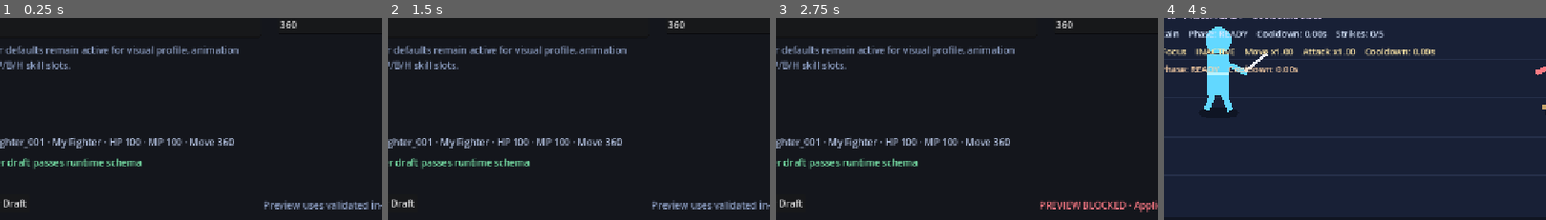
Above: before the commit, frames 1-4 (left to right).
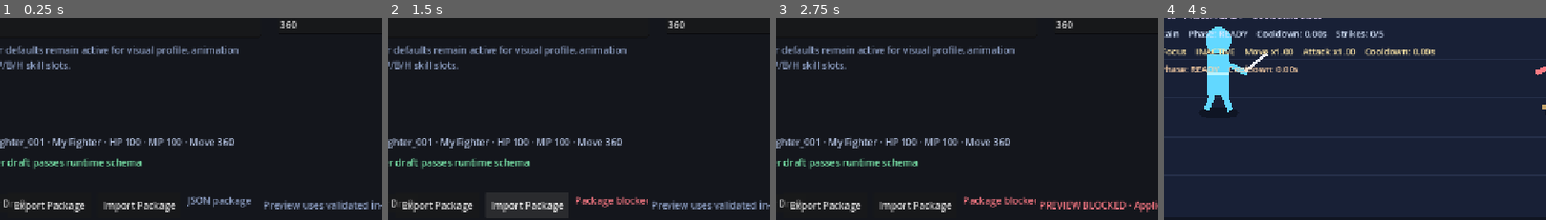
Above: after the commit, the same moments.

Repository: ws951125/custom-fighter
Game: Godot game, scene res://game/creator/creator_studio.tscn
Same seed, same stepped clock (60 frames per second), same inputs: the game is played once before the commit and once after it. This scene is started directly instead of the project's main scene.
Inputs (mouse positions are % of the whole screen's width and height, from its top left):
- Up to frame 1 (0.25 s): no input
- Up to frame 2 (1.5 s): click (21, 95) at 0.5 s, where only the run after the commit has a clickable "Export Package"; click (33, 95) at 1.25 s, where only the run after the commit has a clickable "Import Package"
- Up to frame 3 (2.75 s): click "VFX Creator" at 2 s
- Up to frame 4 (4 s): click "Preview in Training" at 2.75 s; click "Back to Training" at 3.5 s
The pictures show only the part of the screen within x 15-65%, y 49-99%; the shares and areas given below are measured in that part.

The runs differ from the first frame. In frame 1, 1.6% of the frame differs, in the area x 2-66%, y 88-97%; in frame 2, 1.7%, in the area x 2-68%, y 88-97%; in frame 3, 1.6%; in frame 4, nothing differs.

Commit message:
M7: add Creator JSON package export/import
Merge production-validated M7 Slice 2 Creator JSON package export/import workflow.

Diff:
--- a/game/creator/creator_studio.tscn
+++ b/game/creator/creator_studio.tscn
@@ -1,6 +1,6 @@
 [gd_scene load_steps=2 format=3]
 
-[ext_resource type="Script" path="res://game/creator/creator_preview_studio.gd" id="1_creator"]
+[ext_resource type="Script" path="res://game/creator/package_creator_studio.gd" id="1_creator"]
 
 [node name="CreatorStudio" type="Control"]
 layout_mode = 3
--- /dev/null
+++ b/game/creator/package_creator_studio.gd
@@ -0,0 +1,373 @@
+extends "res://game/creator/creator_preview_studio.gd"
+
+const CharacterPackageDefinitionScript = preload("res://game/core/package/character_package_definition.gd")
+const SkillRegistryScript = preload("res://game/core/skills/skill_registry.gd")
+const SkillDefinitionScript = preload("res://game/core/skills/skill_definition.gd")
+const CharacterDraftScript = preload("res://game/creator/character_editor/character_draft.gd")
+const SkillDraftScript = preload("res://game/creator/skill_editor/skill_draft.gd")
+
+const MAX_PACKAGE_JSON_BYTES := 256 * 1024
+const APPROVED_PREVIEW_VISUAL := "prototype_fireball"
+const APPROVED_PREVIEW_IMPACT_VISUAL := "prototype_impact"
+
+var package_status_label: Label
+var package_export_button: Button
+var package_import_button: Button
+var _package_export_count := 0
+var _package_import_count := 0
+var _package_import_status := "idle"
+var _package_import_error := ""
+var _last_export_json := ""
+var _web_export_package_callback
+var _web_import_package_json_callback
+var _web_open_package_file_callback
+var _web_package_file_error_callback
+
+func _ready() -> void:
+	super()
+	_install_package_ui()
+	_install_package_web_bridge()
+	_set_package_web_state()
+
+func _install_package_ui() -> void:
+	package_export_button = Button.new()
+	package_export_button.text = "Export Package"
+	package_export_button.set_anchors_preset(Control.PRESET_BOTTOM_LEFT)
+	package_export_button.offset_left = 202.0
+	package_export_button.offset_top = -72.0
+	package_export_button.offset_right = 342.0
+	package_export_button.offset_bottom = -28.0
+	package_export_button.pressed.connect(_on_export_package_pressed)
+	add_child(package_export_button)
+
+	package_import_button = Button.new()
+	package_import_button.text = "Import Package"
+	package_import_button.set_anchors_preset(Control.PRESET_BOTTOM_LEFT)
+	package_import_button.offset_left = 352.0
+	package_import_button.offset_top = -72.0
+	package_import_button.offset_right = 492.0
+	package_import_button.offset_bottom = -28.0
+	package_import_button.pressed.connect(_on_import_package_pressed)
+	add_child(package_import_button)
+
+	package_status_label = Label.new()
+	package_status_label.set_anchors_preset(Control.PRESET_BOTTOM_LEFT)
+	package_status_label.offset_left = 502.0
+	package_status_label.offset_top = -70.0
+	package_status_label.offset_right = 624.0
+	package_status_label.offset_bottom = -30.0
+	package_status_label.text = "JSON package"
+	package_status_label.modulate = Color("8fa1c6")
+	package_status_label.clip_text = true
+	add_child(package_status_label)
+
+func _install_package_web_bridge() -> void:
+	if not OS.has_feature("web"):
+		return
+	_web_export_package_callback = JavaScriptBridge.create_callback(_web_export_package)
+	_web_import_package_json_callback = JavaScriptBridge.create_callback(_web_import_package_json)
+	_web_open_package_file_callback = JavaScriptBridge.create_callback(_web_open_package_file)
+	_web_package_file_error_callback = JavaScriptBridge.create_callback(_web_package_file_error)
+	var window: Variant = JavaScriptBridge.get_interface("window")
+	window.customFighterCreatorExportPackage = _web_export_package_callback
+	window.customFighterCreatorImportPackageJson = _web_import_package_json_callback
+	window.customFighterCreatorOpenPackageFile = _web_open_package_file_callback
+	window.customFighterCreatorPackageFileError = _web_package_file_error_callback
+
+func _on_export_package_pressed() -> void:
+	var build_result: Dictionary = _build_export_package()
+	var errors: PackedStringArray = build_result.get("errors", PackedStringArray())
+	if not errors.is_empty():
+		_set_package_error("EXPORT BLOCKED · %s" % " | ".join(errors))
+		return
+
+	var package_data: Dictionary = build_result.get("data", {})
+	var json_text: String = JSON.stringify(package_data, "  ", true)
+	var byte_count: int = json_text.to_utf8_buffer().size()
+	if byte_count <= 0 or byte_count > MAX_PACKAGE_JSON_BYTES:
+		_set_package_error("EXPORT BLOCKED · JSON exceeds package size limit")
+		return
+
+	_last_export_json = json_text
+	_package_export_count += 1
+	_package_import_error = ""
+	if package_status_label != null:
+		package_status_label.text = "Exported #%d" % _package_export_count
+		package_status_label.modulate = Color("7ff0b1")
+
+	if OS.has_feature("web"):
+		var package_id: String = str(package_data.get("package_id", "character"))
+		var filename: String = "%s.custom-fighter.json" % package_id
+		var script: String = (
+			"(()=>{const text=%s;const name=%s;window.customFighterLastPackageJson=text;" +
+			"const blob=new Blob([text],{type:'application/json;charset=utf-8'});" +
+			"const url=URL.createObjectURL(blob);const a=document.createElement('a');" +
+			"a.href=url;a.download=name;document.body.appendChild(a);a.click();a.remove();" +
+			"setTimeout(()=>URL.revokeObjectURL(url),0);})();"
+		) % [JSON.stringify(json_text), JSON.stringify(filename)]
+		JavaScriptBridge.eval(script)
+	_set_package_web_state()
+
+func _on_import_package_pressed() -> void:
+	if not OS.has_feature("web"):
+		_set_package_error("IMPORT BLOCKED · Web JSON file picker is unavailable")
+		return
+	JavaScriptBridge.eval(
+		"(()=>{const input=document.createElement('input');input.type='file';" +
+		"input.accept='.json,application/json';input.style.display='none';" +
+		"input.onchange=()=>{const file=input.files&&input.files[0];if(!file){input.remove();return;}" +
+		"if(file.size>%d){window.customFighterCreatorPackageFileError('Package exceeds 256 KB limit');input.remove();return;}" % MAX_PACKAGE_JSON_BYTES +
+		"const reader=new FileReader();reader.onload=()=>{window.customFighterCreatorImportPackageJson(String(reader.result||''));input.remove();};" +
+		"reader.onerror=()=>{window.customFighterCreatorPackageFileError('Package file could not be read');input.remove();};" +
+		"reader.readAsText(file,'utf-8');};document.body.appendChild(input);input.click();})();"
+	)
+
+func _build_export_package() -> Dictionary:
+	var errors := PackedStringArray()
+	var character_errors: PackedStringArray = character_draft.validate()
+	var skill_errors: PackedStringArray = skill_draft.validate()
+	for error in character_errors:
+		errors.append("character: %s" % error)
+	for error in skill_errors:
+		errors.append("skill_1: %s" % error)
+	if not errors.is_empty():
+		return {"errors": errors, "data": {}}
+
+	var character_data: Dictionary = character_draft.to_dictionary()
+	var slots: Dictionary = character_data.get("skill_slots", {}).duplicate(true)
+	slots["skill_1"] = str(skill_draft.skill_id).strip_edges().to_lower()
+	character_data["skill_slots"] = slots
+
+	var registry := SkillRegistryScript.new()
+	var registry_errors: PackedStringArray = registry.load_default()
+	for error in registry_errors:
+		errors.append("skill registry: %s" % error)
+	if not errors.is_empty():
+		return {"errors": errors, "data": {}}
+
+	var skills: Array = [skill_draft.to_dictionary()]
+	for slot_index in range(2, 7):
+		var slot_name: String = "skill_%d" % slot_index
+		var skill_id: String = str(slots.get(slot_name, ""))
+		var expected_type: String = registry.registered_type_for_id(skill_id)
+		if expected_type.is_empty():
+			errors.append("%s references an unknown production skill: %s" % [slot_name, skill_id])
+			continue
+		var definition := SkillDefinitionScript.new()
+		var load_errors: PackedStringArray = registry.load_skill(skill_id, expected_type, definition)
+		for error in load_errors:
+			errors.append("%s: %s" % [slot_name, error])
+		if load_errors.is_empty():
+			skills.append(_skill_definition_to_dictionary(definition))
+
+	if not errors.is_empty():
+		return {"errors": errors, "data": {}}
+
+	var package_input: Dictionary = {
+		"schema_version": CharacterPackageDefinitionScript.CURRENT_SCHEMA_VERSION,
+		"package_id": str(character_data.get("id", "")),
+		"package_version": 1,
+		"character": character_data,
+		"skills": skills
+	}
+	var package := CharacterPackageDefinitionScript.new()
+	var package_errors: PackedStringArray = package.load_from_dictionary(package_input)
+	for error in package_errors:
+		errors.append("package: %s" % error)
+	return {
+		"errors": errors,
+		"data": package.to_dictionary() if errors.is_empty() else {}
+	}
+
+func _import_package_json(json_text: String) -> PackedStringArray:
+	var errors := PackedStringArray()
+	var byte_count: int = json_text.to_utf8_buffer().size()
+	if byte_count <= 0:
+		errors.append("package JSON must not be empty")
+		return errors
+	if byte_count > MAX_PACKAGE_JSON_BYTES:
+		errors.append("package JSON exceeds 256 KB limit")
+		return errors
+
+	var parsed: Variant = JSON.parse_string(json_text)
+	if not parsed is Dictionary:
+		errors.append("package JSON must contain one object")
+		return errors
+
+	var package := CharacterPackageDefinitionScript.new()
+	var package_errors: PackedStringArray = package.load_from_dictionary(parsed)
+	for error in package_errors:
+		errors.append(error)
+	if not errors.is_empty():
+		return errors
+
+	var compatibility_errors: PackedStringArray = _validate_creator_import_compatibility(package)
+	for error in compatibility_errors:
+		errors.append(error)
+	if not errors.is_empty():
+		return errors
+
+	var character_data: Dictionary = package.character_data.duplicate(true)
+	var slots: Dictionary = character_data.get("skill_slots", {})
+	var skill_1_id: String = str(slots.get("skill_1", ""))
+	var skill_1_data: Dictionary = package.skill_data_by_id.get(skill_1_id, {}).duplicate(true)
+
+	var candidate_character := CharacterDraftScript.new()
+	var candidate_character_errors: PackedStringArray = candidate_character.load_from_dictionary(character_data)
+	var candidate_skill := SkillDraftScript.new()
+	var candidate_skill_errors: PackedStringArray = candidate_skill.load_from_dictionary(skill_1_data)
+	for error in candidate_character_errors:
+		errors.append("character draft: %s" % error)
+	for error in candidate_skill_errors:
+		errors.append("skill_1 draft: %s" % error)
+	if not errors.is_empty():
+		return errors
+
+	var session: Variant = get_node_or_null("/root/CreatorPreviewSession")
+	if session == null or not session.has_method("store_drafts"):
+		errors.append("Creator preview session is unavailable")
+		return errors
+
+	var store_errors: PackedStringArray = session.call("store_drafts", character_data, skill_1_data)
+	for error in store_errors:
+		errors.append("preview session: %s" % error)
+	if not errors.is_empty():
+		return errors
+
+	if session.has_method("clear_vfx_draft"):
+		session.call("clear_vfx_draft")
+
+	var apply_character_errors: PackedStringArray = character_draft.load_from_dictionary(character_data)
+	var apply_skill_errors: PackedStringArray = skill_draft.load_from_dictionary(skill_1_data)
+	if not apply_character_errors.is_empty() or not apply_skill_errors.is_empty():
+		errors.append("validated package failed to apply to Creator drafts")
+		return errors
+
+	_sync_character_controls_from_draft()
+	_sync_skill_controls_from_draft()
+	_refresh_character_validation(false)
+	_refresh_skill_validation(false)
+	_refresh_preview_binding_status()
+	_package_import_count += 1
+	_package_import_status = "valid"
+	_package_import_error = ""
+	if package_status_label != null:
+		package_status_label.text = "Imported #%d" % _package_import_count
+		package_status_label.modulate = Color("7ff0b1")
+	_set_web_state()
+	return PackedStringArray()
+
+func _validate_creator_import_compatibility(package: Variant) -> PackedStringArray:
+	var errors := PackedStringArray()
+	var character_data: Dictionary = package.character_data
+	var slots: Dictionary = character_data.get("skill_slots", {})
+	var skill_1_id: String = str(slots.get("skill_1", ""))
+	var skill_1_data: Dictionary = package.skill_data_by_id.get(skill_1_id, {})
+	var candidate_skill := SkillDraftScript.new()
+	var candidate_skill_errors: PackedStringArray = candidate_skill.load_from_dictionary(skill_1_data)
+	for error in candidate_skill_errors:
+		errors.append("skill_1 is not Creator-compatible: %s" % error)
+	if candidate_skill_errors.is_empty():
+		if candidate_skill.visual != APPROVED_PREVIEW_VISUAL:
+			errors.append("skill_1 visual is not approved for Creator preview")
+		if candidate_skill.impact_visual != APPROVED_PREVIEW_IMPACT_VISUAL:
+			errors.append("skill_1 impact visual is not approved for Creator preview")
+
+	var registry := SkillRegistryScript.new()
+	var registry_errors: PackedStringArray = registry.load_default()
+	for error in registry_errors:
+		errors.append("skill registry: %s" % error)
+	if not registry_errors.is_empty():
+		return errors
+
+	for slot_index in range(2, 7):
+		var slot_name: String = "skill_%d" % slot_index
+		var skill_id: String = str(slots.get(slot_name, ""))
+		var expected_type: String = registry.registered_type_for_id(skill_id)
+		if expected_type.is_empty():
+			errors.append("%s must reference an approved production skill" % slot_name)
+			continue
+		var canonical_skill := SkillDefinitionScript.new()
+		var load_errors: PackedStringArray = registry.load_skill(skill_id, expected_type, canonical_skill)
+		for error in load_errors:
+			errors.append("%s: %s" % [slot_name, error])
+		if not load_errors.is_empty():
+			continue
+		var imported_skill: Dictionary = package.skill_data_by_id.get(skill_id, {})
+		var canonical_data: Dictionary = _skill_definition_to_dictionary(canonical_skill)
+		if JSON.stringify(imported_skill, "", true) != JSON.stringify(canonical_data, "", true):
+			errors.append("%s packaged skill must match the approved production definition" % slot_name)
+	return errors
+
+func _skill_definition_to_dictionary(skill: Variant) -> Dictionary:
+	return {
+		"schema_version": skill.schema_version,
+		"id": skill.skill_id,
+		"name": skill.skill_name,
+		"type": skill.skill_type,
+		"damage": skill.damage,
+		"mp_cost": skill.mp_cost,
+		"cooldown": skill.cooldown,
+		"startup": skill.startup,
+		"active": skill.active,
+		"recovery": skill.recovery,
+		"speed": skill.speed,
+		"range": skill.range,
+		"hitstun": skill.hitstun,
+		"knockback": skill.knockback,
+		"hitbox_half_width": skill.hitbox_half_width,
+		"hitbox_half_depth": skill.hitbox_half_depth,
+		"formation_count": skill.formation_count,
+		"formation_spacing": skill.formation_spacing,
+		"formation_interval": skill.formation_interval,
+		"formation_offset": skill.formation_offset,
+		"buff_duration": skill.buff_duration,
+		"move_speed_multiplier": skill.move_speed_multiplier,
+		"basic_attack_damage_multiplier": skill.basic_attack_damage_multiplier,
+		"visual": skill.visual,
+		"impact_visual": skill.impact_visual
+	}
+
+func _web_export_package(_args: Array) -> void:
+	_on_export_package_pressed()
+
+func _web_open_package_file(_args: Array) -> void:
+	_on_import_package_pressed()
+
+func _web_import_package_json(args: Array) -> void:
+	if args.is_empty():
+		_set_package_error("IMPORT BLOCKED · package JSON argument is missing")
+		return
+	var errors: PackedStringArray = _import_package_json(str(args[0]))
+	if not errors.is_empty():
+		_set_package_error("IMPORT BLOCKED · %s" % " | ".join(errors))
+
+func _web_package_file_error(args: Array) -> void:
+	var message: String = "Package file could not be read" if args.is_empty() else str(args[0])
+	_set_package_error("IMPORT BLOCKED · %s" % message)
+
+func _set_package_error(message: String) -> void:
+	_package_import_status = "invalid"
+	_package_import_error = message
+	if package_status_label != null:
+		package_status_label.text = "Package blocked"
+		package_status_label.modulate = Color("ff7b86")
+	_set_package_web_state()
+
+func _set_web_state(character_errors: PackedStringArray = PackedStringArray(), skill_errors: PackedStringArray = PackedStringArray()) -> void:
+	super(character_errors, skill_errors)
+	_set_package_web_state()
+
+func _set_package_web_state() -> void:
+	if not OS.has_feature("web"):
+		return
+	var can_export: bool = character_draft.is_valid() and skill_draft.is_valid()
+	JavaScriptBridge.eval(
+		"document.documentElement.dataset.creatorPackageReady='true';" +
+		"document.documentElement.dataset.creatorPackageCanExport='%s';" % ("true" if can_export else "false") +
+		"document.documentElement.dataset.creatorPackageExportCount='%d';" % _package_export_count +
+		"document.documentElement.dataset.creatorPackageImportCount='%d';" % _package_import_count +
+		"document.documentElement.dataset.creatorPackageImportStatus=%s;" % JSON.stringify(_package_import_status) +
+		"document.documentElement.dataset.creatorPackageImportError=%s;" % JSON.stringify(_package_import_error) +
+		"document.documentElement.dataset.creatorPackageLastExportBytes='%d';" % _last_export_json.to_utf8_buffer().size()
+	)
Not shown, changed: package.json
Not shown, changed: docs/STATUS.md
